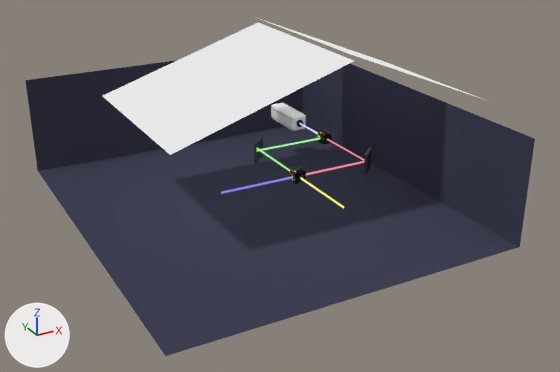
A saved change to the Blender file img/blender/MZ.blend.
The view is the same before and after, from a camera (50 mm lens) standing at (-15.8, -25.0, 10.8) and looking at (-2.8, -1.4, -1.0). The axes (+X, +Y, +Z) are drawn at lower left. The lights are the same throughout.
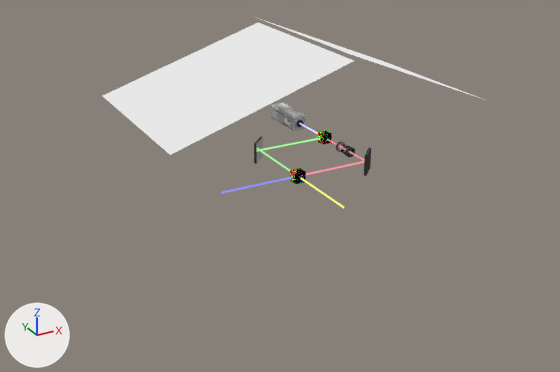
Location of each change, (x1, y1, x2, y2) in pixels of the pictures (560 x 372 px):
'Room', deleted: before (25, 60, 535, 356)
'Cube', recoloured: (271, 103, 306, 131) in both
'Cylinder', added: after (337, 143, 353, 155)
'Cylinder.005', added: after (345, 147, 355, 157)

Edits to the bpy script that builds the scene:
```text
Add mat_material_011:
    mat_material_011 = bpy.data.materials.new('Material.011')
    mat_material_011.use_nodes = True; mat_material_011.node_tree.nodes.clear()
    _N = mat_material_011.node_tree.nodes; _L = mat_material_011.node_tree.links
    n0 = _N.new('ShaderNodeOutputMaterial'); n0.name = 'Material Output'
    n1 = _N.new('ShaderNodeBsdfAnisotropic'); n1.name = 'Anisotropic BSDF'
    n1.distribution = 'GGX'
    n1.inputs[1].default_value = 0.852  # 'Roughness'
    n1.inputs[2].default_value = 0.3  # 'Anisotropy'
    _L.new(n1.outputs[0], n0.inputs[0])  # 'BSDF' to 'Surface'
Add mat_material_016:
    mat_material_016 = bpy.data.materials.new('Material.016')
    mat_material_016.use_nodes = True; mat_material_016.node_tree.nodes.clear()
    _N = mat_material_016.node_tree.nodes; _L = mat_material_016.node_tree.links
    n0 = _N.new('ShaderNodeOutputMaterial'); n0.name = 'Material Output'
    n1 = _N.new('ShaderNodeBsdfGlass'); n1.name = 'Glass BSDF'
    n1.distribution = 'BECKMANN'
    n1.inputs[0].default_value = (0.8, 0.8, 0.8, 1.0)  # 'Color', white #e7e7e7
    n1.inputs[2].default_value = 1.4  # 'IOR'
    _L.new(n1.outputs[0], n0.inputs[0])  # 'BSDF' to 'Surface'
Change me_cube_005:
    where me_cube_005.from_pydata(...)  # 52 vertices, 37 faces; spans x -0.33..0.33, y -1.0..1.0, z -0.33..0.33
    add me_cube_005.materials.append(mat_material_011)
Add me_cylinder:
    me_cylinder.from_pydata(...)  # 64 vertices, 33 faces; spans x -0.188..0.188, y -0.188..0.188, z 1.187..1.862
    me_cylinder.polygons.foreach_set('use_smooth', [True] * 33)
    me_cylinder.materials.append(mat_material_016)
Add me_cylinder_005:
    me_cylinder_005.from_pydata(...)  # 224 vertices, 192 faces; spans x -0.201..0.201, y -0.201..0.201, z 1.813..1.902
    me_cylinder_005.materials.append(mat_material_004)
Remove ob_room:
    ob_room = bpy.data.objects.new('Room', me_plane_023)
    ob_room.location = (0.0, 0.0, -1.0)
    ob_room.scale = (5.04, 5.04, 5.04)
Add ob_cylinder:
    ob_cylinder = bpy.data.objects.new('Cylinder', me_cylinder)
    ob_cylinder.location = (0.0, 0.0, 0.0)
    ob_cylinder.rotation_euler = (1.571, 0.0, 0.0)  # degrees (90, 0, 0)
Add ob_cylinder_005:
    ob_cylinder_005 = bpy.data.objects.new('Cylinder.005', me_cylinder_005)
    ob_cylinder_005.location = (0.0, 0.0, 0.0)
    ob_cylinder_005.rotation_euler = (1.571, 0.0, 0.0)  # degrees (90, 0, 0)
```
